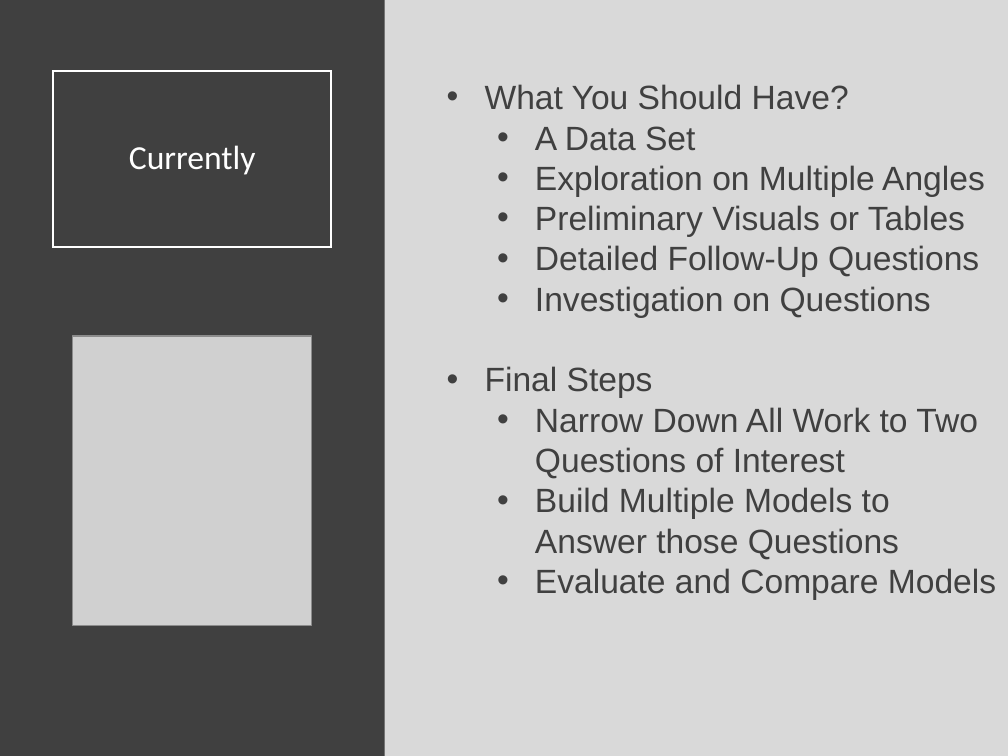
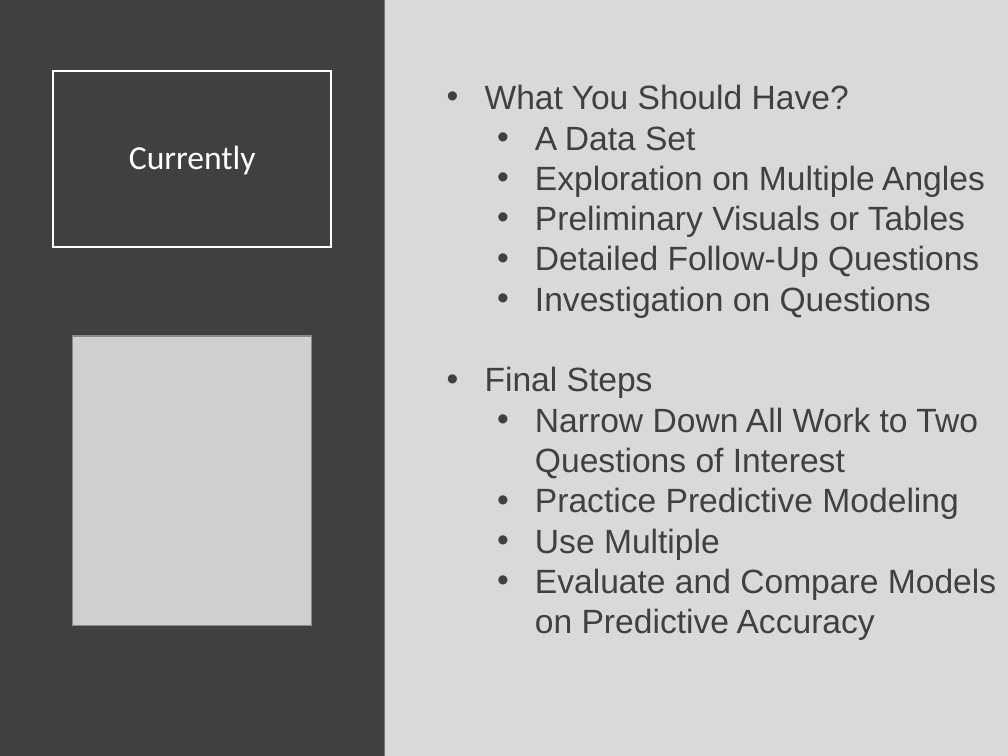
Before and after one commit to Yixf-Self/STOR320_WEBSITE, a slide deck: slide 2 of Lecture/Final Project 2/Final_Project_2_Lecture.pptx. Drawn at 1008x756 pixels with LibreOffice and Linux fonts; fonts in the diff are those of the drawing; grey boxes stand for pictures. Boxes give left, top, right and bottom in pixels: in the first picture for what was removed or moved away, otherwise in the second. Text is boxed around its words. In the diff, an @@ line names an element or a change of style, - is before the commit and + after.

```diff
--- a/Lecture/Final Project 2/Final_Project_2_Lecture.pptx
+++ b/Lecture/Final Project 2/Final_Project_2_Lecture.pptx
@@ text at [535, 487, 996, 640]: text changed @@
-  • Build Multiple Models to Answer those Questions
-  • Evaluate and Compare Models
+  • Practice Predictive Modeling
+  • Use Multiple
+  • Evaluate and Compare Models on Predictive Accuracy
```
Also in this commit, not shown: 2 other slides changed, 9 other files.
